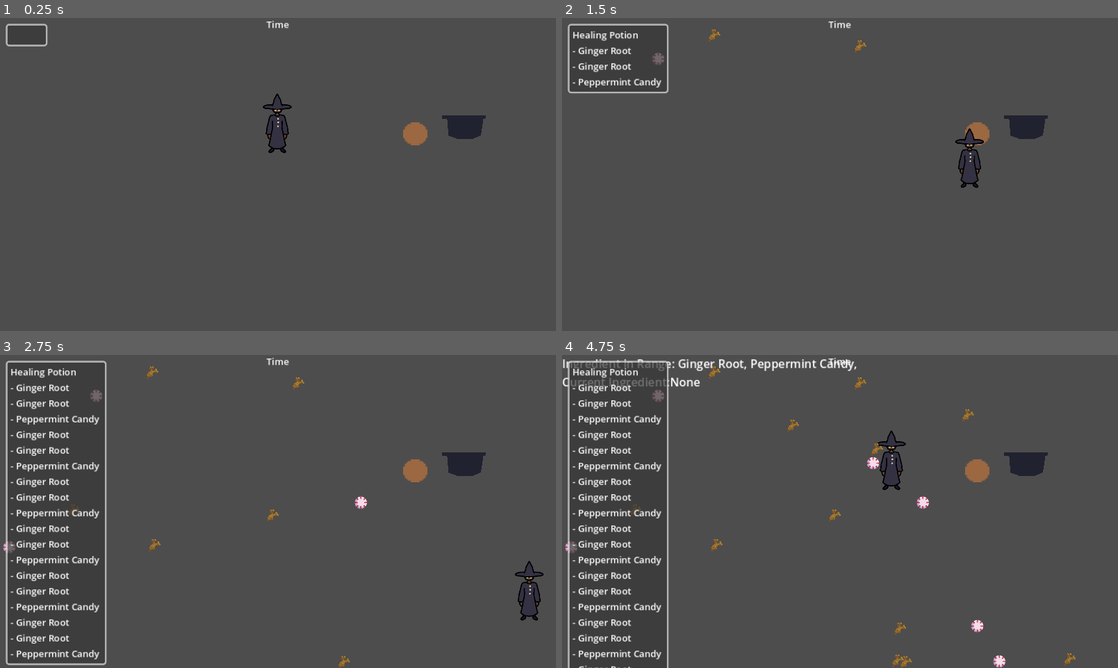
Above: before the commit, frames 1-4 (two rows, left to right).
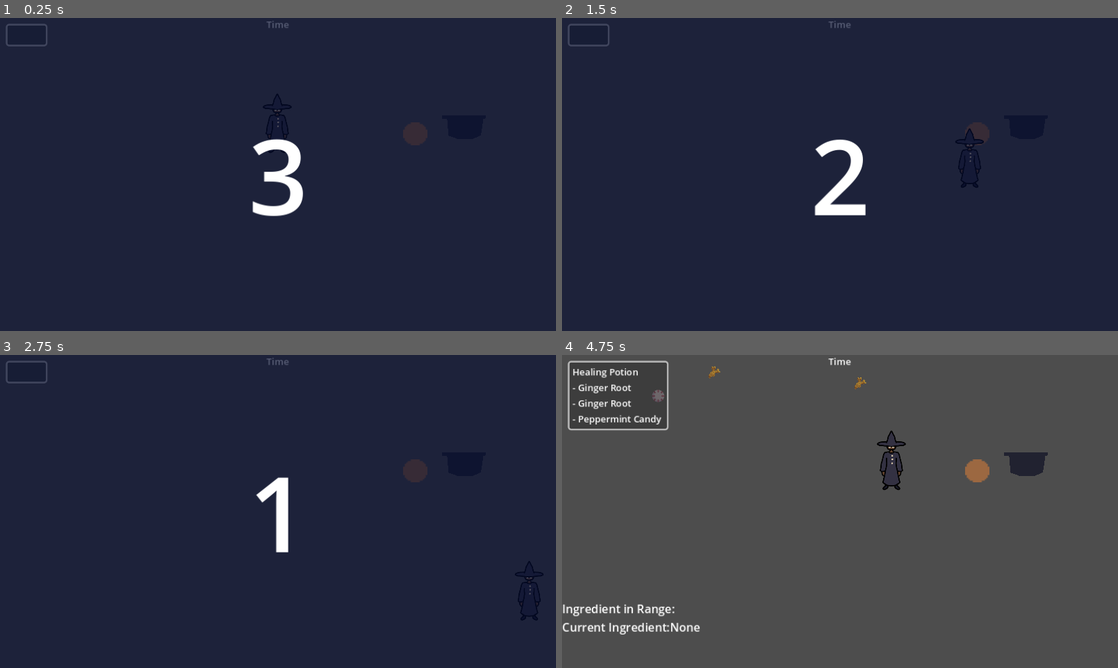
Above: after the commit, the same moments.

Repository: aryuserious/witch-in-training
Game: Godot game, scene res://scenes/level_1.tscn
Two runs of this game, one before a commit and one after it. Both use one fixed random seed, a clock stepped at 60 frames per second and the inputs below.
Inputs:
- Up to frame 1 (0.25 s): no input
- Up to frame 2 (1.5 s): tap Enter at 0.5 s; hold D (right) 0.53-1.28 s; tap I (test) at 0.6 s; hold S (down) from 1.28 s (still down); tap Q (drop) at 1.35 s
- Up to frame 3 (2.75 s): tap I (test) at 1.55, 2.3 s; release S (down) at 2.03 s; hold D (right) from 2.03 s (still down); tap E (pickup) at 2.1 s
- Up to frame 4 (4.75 s): release D (right) at 2.78 s; hold W (up) 2.78-3.53 s; tap 1 (show-hide stats) at 2.85 s; tap I (test) at 3.05, 3.6, 4.35 s; hold A (left) from 3.53 s (still down)

The runs differ from the first frame. In frame 1, 99% of the frame differs, in the area x 0-100%, y 0-100%; in frame 2, 99%; in frame 3, 99%; in frame 4, 5.0%.

Commit message:
game starts after a 3 second countdown

Diff:
--- a/scenes/hud.tscn
+++ b/scenes/hud.tscn
@@ -43,3 +43,36 @@
 
 [node name="Potion" type="Label" parent="Panel/VBox"]
 layout_mode = 2
+
+[node name="Start" type="Control" parent="."]
+layout_mode = 3
+anchors_preset = 15
+anchor_right = 1.0
+anchor_bottom = 1.0
+grow_horizontal = 2
+grow_vertical = 2
+
+[node name="ColorRect" type="ColorRect" parent="Start"]
+layout_mode = 1
+anchors_preset = 15
+anchor_right = 1.0
+anchor_bottom = 1.0
+grow_horizontal = 2
+grow_vertical = 2
+color = Color(0.0171, 0.0487983, 0.19, 0.662745)
+
+[node name="Countdown" type="Label" parent="Start"]
+layout_mode = 1
+anchors_preset = 8
+anchor_left = 0.5
+anchor_top = 0.5
+anchor_right = 0.5
+anchor_bottom = 0.5
+offset_left = -20.0
+offset_top = -11.5
+offset_right = 20.0
+offset_bottom = 11.5
+grow_horizontal = 2
+grow_vertical = 2
+size_flags_horizontal = 4
+theme_override_font_sizes/font_size = 180
--- a/scenes/level_1.tscn
+++ b/scenes/level_1.tscn
@@ -27,5 +27,10 @@
 [node name="HUD" parent="." node_paths=PackedStringArray("cauldron") instance=ExtResource("6_mlbeg")]
 cauldron = NodePath("../Cauldron")
 
+[node name="StartTimer" type="Timer" parent="."]
+wait_time = 3.0
+one_shot = true
+autostart = true
+
 [connection signal="body_entered" from="CauldronDetection" to="Cauldron" method="_on_detection_body_entered"]
 [connection signal="body_exited" from="CauldronDetection" to="Cauldron" method="_on_detection_body_exited"]
--- a/scenes/stats.tscn
+++ b/scenes/stats.tscn
@@ -6,7 +6,8 @@
 script = ExtResource("1_nvkja")
 
 [node name="Label" type="Label" parent="."]
+offset_top = 423.0
 offset_right = 40.0
-offset_bottom = 23.0
+offset_bottom = 451.0
 theme_override_font_sizes/font_size = 20
 text = "twx"
--- a/scripts/cauldron.gd
+++ b/scripts/cauldron.gd
@@ -24,10 +24,7 @@
 
 
 func _physics_process(_delta):
-
-
-    if Input.is_action_just_pressed("test"):
-        select_potion()
+    pass
 
 
 func select_potion():
--- a/scripts/hud.gd
+++ b/scripts/hud.gd
@@ -9,17 +9,28 @@
 
 
 func _ready():
-	cauldron.connect("new_potion", _on_cauldron_new_potion)
+    cauldron.connect("new_potion", _on_cauldron_new_potion)
+    get_parent().get_node("StartTimer").connect("timeout", _on_start_timer_timeout)
+
+
+func _process(_delta):
+    var t = get_parent().get_node("StartTimer") as Timer
+    $Start/Countdown.text = str(ceil(t.time_left))
 
 
 func _on_cauldron_new_potion(potion : Cauldron.Potion):
-	$Panel/VBox/Potion.text = potion.effect + " Potion"
+    $Panel/VBox/Potion.text = potion.effect + " Potion"
 
-	for ingr in potion.ingredients:
-		var t = Ingredient.ingredient_type_as_string(ingr)
-		ingredient_types.append(t)
+    for ingr in potion.ingredients:
+        var t = Ingredient.ingredient_type_as_string(ingr)
+        ingredient_types.append(t)
 
-	for ingr_type in ingredient_types:
-		var label = Label.new()
-		label.text = "- " + ingr_type
-		$Panel/VBox.add_child(label)
+    for ingr_type in ingredient_types:
+        var label = Label.new()
+        label.text = "- " + ingr_type
+        $Panel/VBox.add_child(label)
+
+
+func _on_start_timer_timeout():
+    $Start.visible = false
+    cauldron.select_potion()
--- a/scripts/level_1.gd
+++ b/scripts/level_1.gd
@@ -5,6 +5,7 @@
 
 var ingr_scene = preload("res://scenes/ingredient.tscn")
 @onready var cauldron = $Cauldron as Cauldron
+@onready var start_timer = $StartTimer as Timer
 
 
 func _ready():
